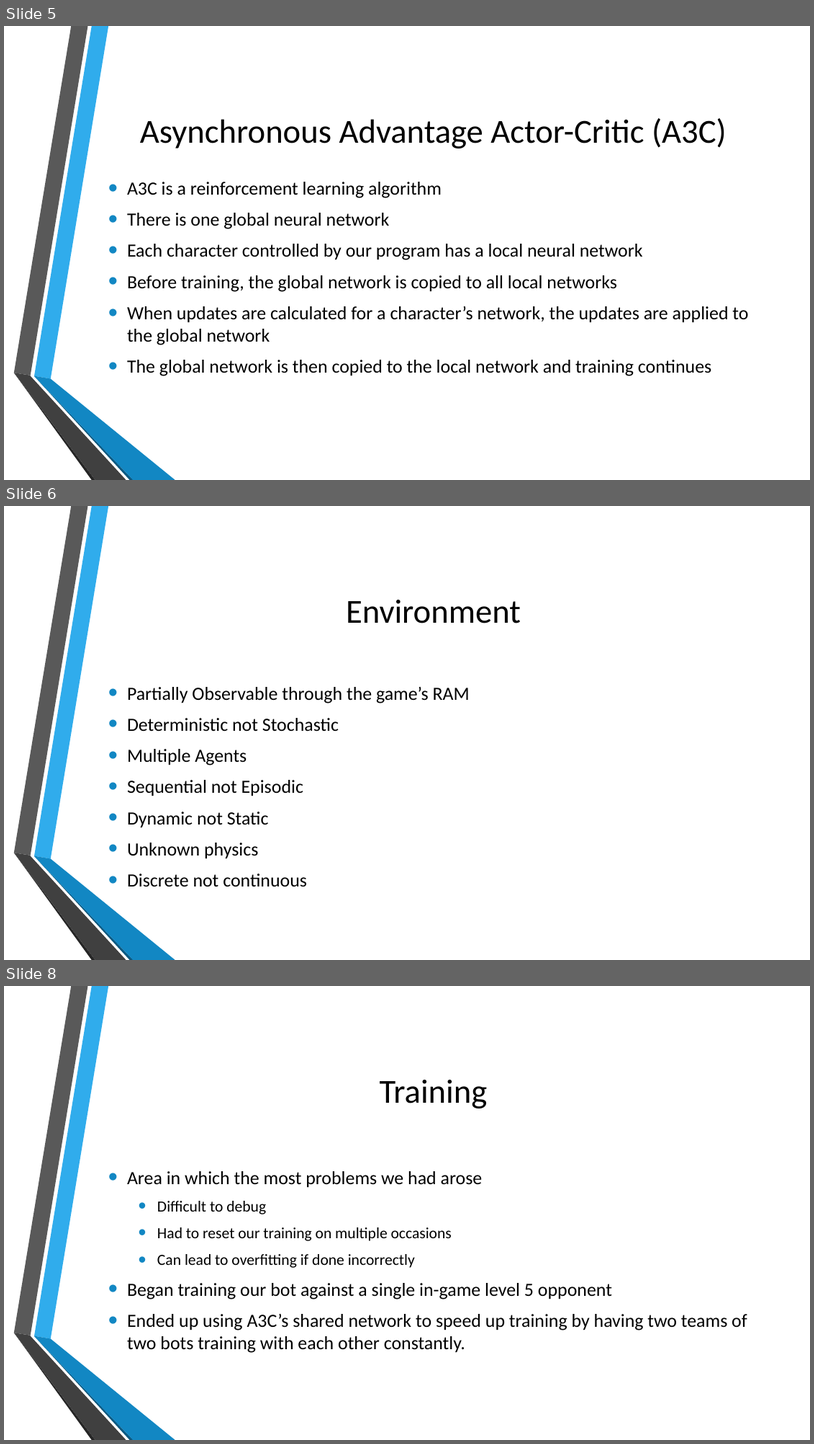
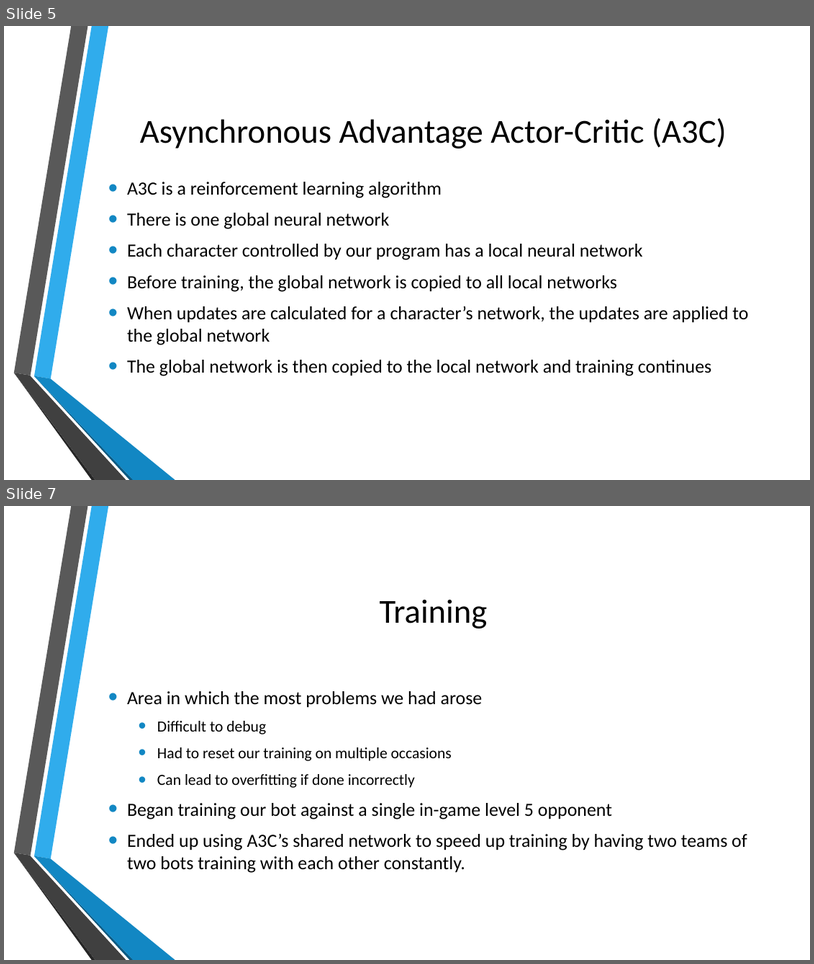
Before and after one commit to KeganMc/Super-Smash-Bros-Melee-AI, a slide deck: Documents/ProjectPresentation.pptx. Shown one above the other, each under a label of ours: slides 5, 6 and 8 before the commit, slides 5 and 7 after it; the slides between them are not shown. The pictures are 814x1444 and 814x964 pixels, drawn with LibreOffice and Linux fonts; fonts in the diff are those of the drawing; background and template pictures are left out. Boxes give left, top, right and bottom in pixels: in the first picture for what was removed or moved away, otherwise in the second. Text is boxed around its words. In the diff, an @@ line names an element or a change of style, - is before the commit and + after.

Commit message:
Got rid of the Environment Slide

```diff
--- a/Documents/ProjectPresentation.pptx
+++ b/Documents/ProjectPresentation.pptx
@@ slide 6 removed at [4,506,810,960], background picture (left out); not listed: 6 template elements that a slide beside it also shows @@
@@ title removed at [346,600,521,623] @@
-Environment
@@ text removed at [127,687,470,887] @@
-• Partially Observable through the game’s RAM
-• Deterministic not Stochastic
-• Multiple Agents
-• Sequential not Episodic
-• Dynamic not Static
-• Unknown physics
-• Discrete not continuous
@@ what was slide 8 is now slide 7 @@
```
Also in this commit, not shown: 1 slide changed.
